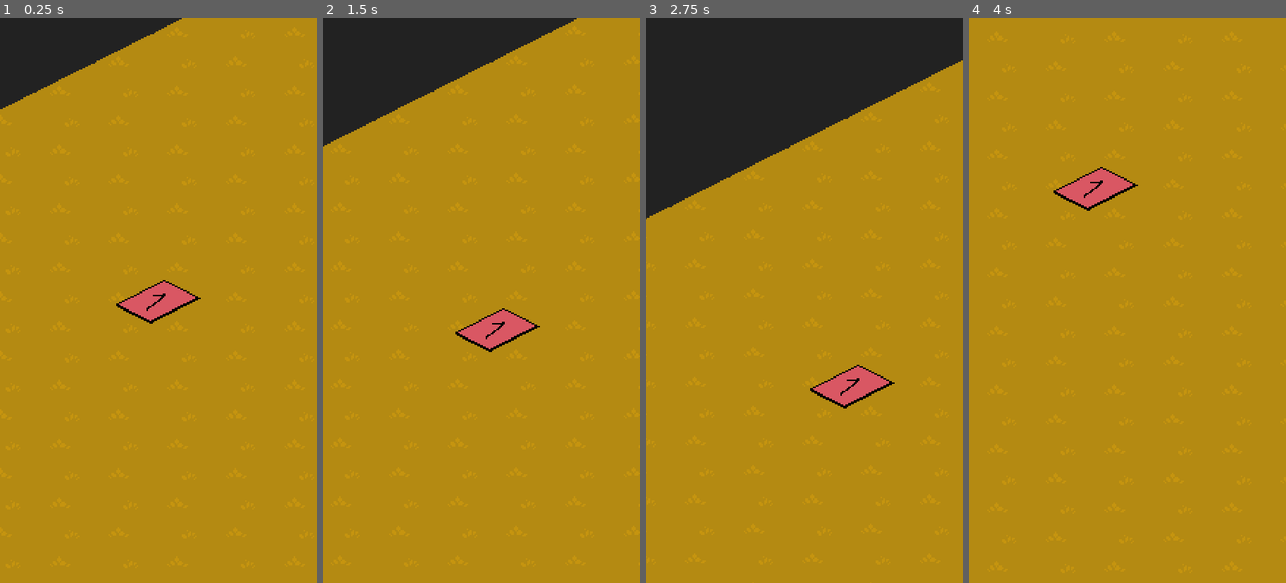
Above: before the commit, frames 1-4 (left to right).
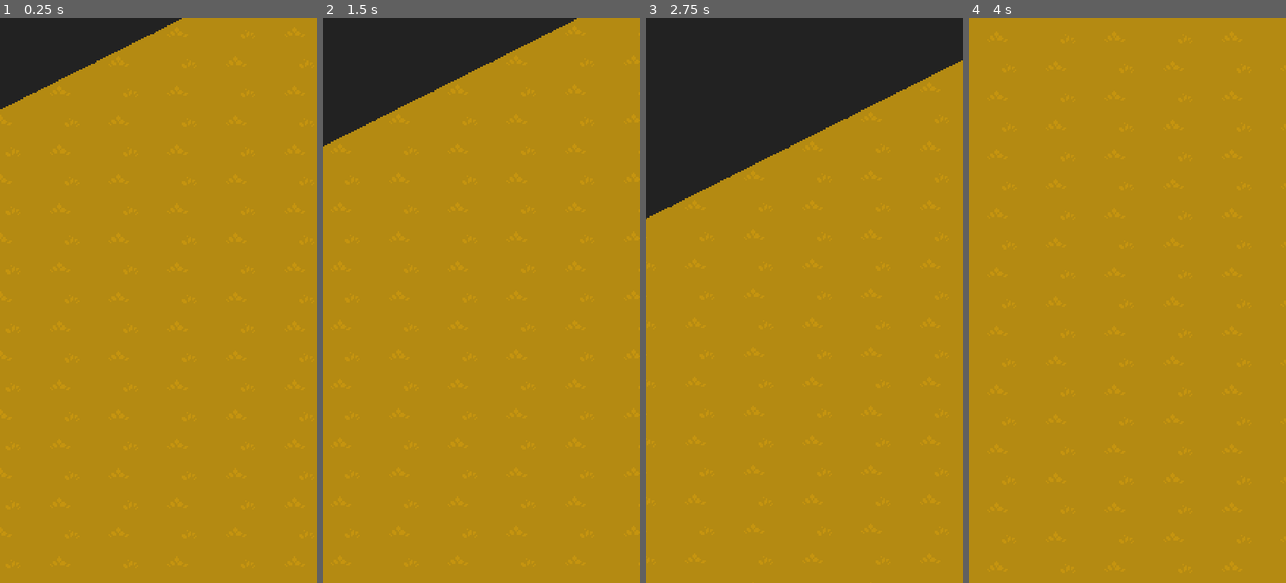
Above: after the commit, the same moments.

Repository: akrck02/kinokochi
Game: Godot game, scene res://scenes/liar/liar.tscn
Same seed, same stepped clock (60 frames per second), same inputs: the game is played once before the commit and once after it. This scene is started directly instead of the project's main scene.
Inputs (mouse positions are in pixels of both pictures, inside the frame that each line leads up to):
- Up to frame 1 (0.25 s): no input
- Up to frame 2 (1.5 s): tap Enter (ui_accept) at 0.5, 0.77, 1.25 s; move the mouse to (551, 272) at 0.52 s; hold Right (ui_right) 0.53-1.25 s; click (551, 272) at 0.67 s; drag from (418, 328) to (465, 413) at 1.27 s
- Up to frame 3 (2.75 s): tap Enter (ui_accept) at 2 s; move the mouse to (836, 176) at 2.02 s; hold Right (ui_right) from 2.03 s (still down)
- Up to frame 4 (4 s): release Right (ui_right) at 2.75 s; tap Enter (ui_accept) at 2.75, 3.5, 3.77 s; drag from (1111, 413) to (1032, 215) at 2.77 s; move the mouse to (1222, 385) at 3.52 s; hold Left (ui_left) from 3.53 s (still down)

The runs differ from the first frame. In frame 1, 1.0% of the frame differs, in the area x 36-64%, y 46-55%; in frame 2, 1.0%; in frame 3, 1.0%; in frame 4, 1.0%.
Error after the commit: Invalid call. Nonexistent function 'size' in base 'Node (Deck)'. (res://scenes/liar/liar.gd:15)

Commit message:
Created class Deck

Diff:
--- /dev/null
+++ b/scenes/liar/deck.gd
@@ -0,0 +1,25 @@
+extends Node
+class_name Deck
+
+var cards:Array;
+enum COLORS_ENUM{ red,yellow,green,blue}
+
+func _init() -> void:
+	self.cards=[]
+	for color in COLORS_ENUM.keys():
+		for num in range(10):
+			cards.append(Card.new(color,num))
+
+
+# Called when the node enters the scene tree for the first time.
+func _ready() -> void:
+	pass # Replace with function body.
+
+
+# Called every frame. 'delta' is the elapsed time since the previous frame.
+func _process(delta: float) -> void:
+	pass
+
+func get_random_card()->Card:
+	var random=randi()%cards.size()
+	return cards.pop_at(random)
--- a/scenes/liar/liar.gd
+++ b/scenes/liar/liar.gd
@@ -1,7 +1,6 @@
 extends Node
 @onready var pet: Pet = $Pet
 
-enum COLORS_ENUM{ red,yellow,green,blue}
 const PLAYERS=4
 const CARDS_PER_HAND=5
 @onready var control: Control = $Control
@@ -12,19 +11,23 @@
 
 # Called when the node enters the scene tree for the first time.
 func _ready() -> void:
+	var deck=Deck.new()
+	print(deck.size())
+	var hand=Hand.new(deck)
+	print(deck.size())
+
+
 	#var hands=generate_hands()
 	#var hand=hands[0]
 	#print(hand.cards)
+	#hand.show_cards()
 	#add_child(hand)
-	#hand.show_cards()
-	var card1=Card.new("red",1)
-	add_child(card1)
-	card1.show_card_sprite()
-	button.pressed.connect(move.bind(card1))
+	#button.pressed.connect(move.bind(hand))
 
-func move(card:Card):
-	card.move(spin_box_x.value,spin_box_y.value)
-	pass
+	# Create players with their hands
+
+func move(object:IsometricObject):
+	object.move(spin_box_x.value,spin_box_y.value)
 
 # Called every frame. 'delta' is the elapsed time since the previous frame.
 func _process(delta: float) -> void:
@@ -33,26 +36,14 @@
 ## Generates 4 hands of cards
 func generate_hands():
 	var hands:Array=[]
-	var deck=generate_deck()
+	var deck=Deck.new()
 	for player in PLAYERS:
 		var cards:Array=[]
 		for c in CARDS_PER_HAND:
-			var random=randi()%deck.size()
-			var card=deck.pop_at(random)
-			cards.append(card)
+			cards.append(deck.get_random_card())
 		hands.append(Hand.new(cards))
 
 	return hands
-
-
-## Generates deck
-func generate_deck()->Array:
-	var output:Array=[]
-	for color in COLORS_ENUM.keys():
-		for num in range(10):
-			output.append(Card.new(color,num))
-
-	return output
 
 class Hand:
 	extends IsometricObject
@@ -60,6 +51,7 @@
 
 
 	func _init(cards:Array) -> void:
+		cards.pop_back()
 		self.cards=cards
 		var x=0
 		var y=0
@@ -74,7 +66,7 @@
 
 class Player:
 	var id:int;
-	var name:String
+	var name:String;
 	var hand:Hand;
 
 	func _init(id:int,name:String, cards:Array) -> void:
